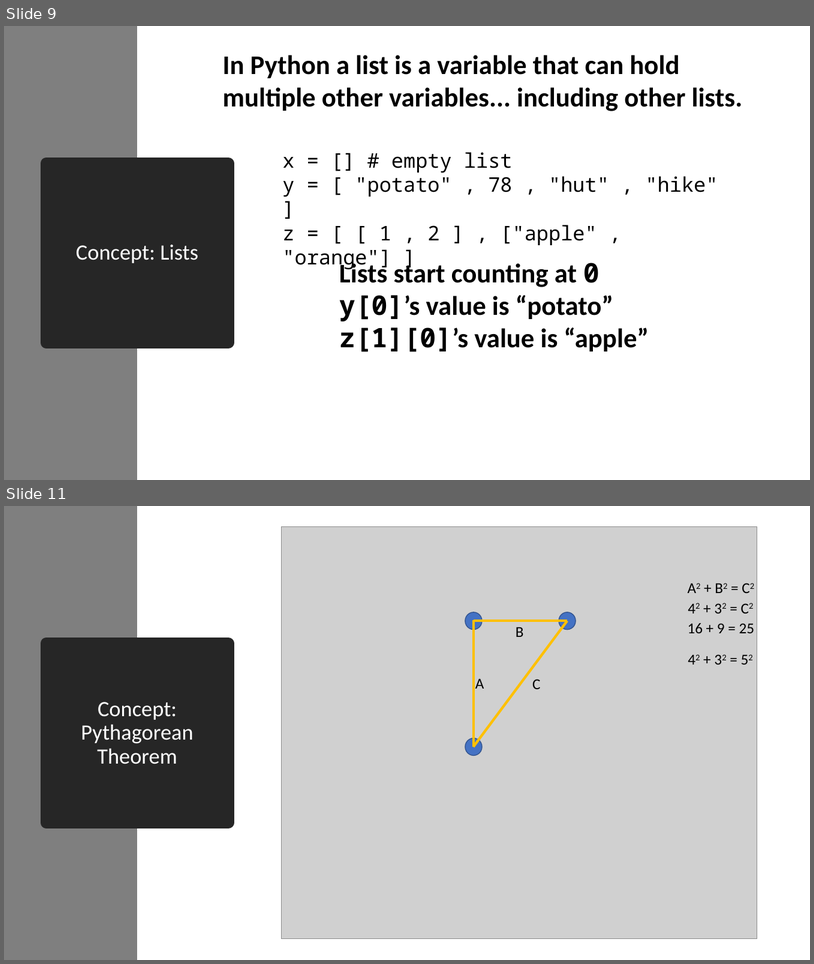
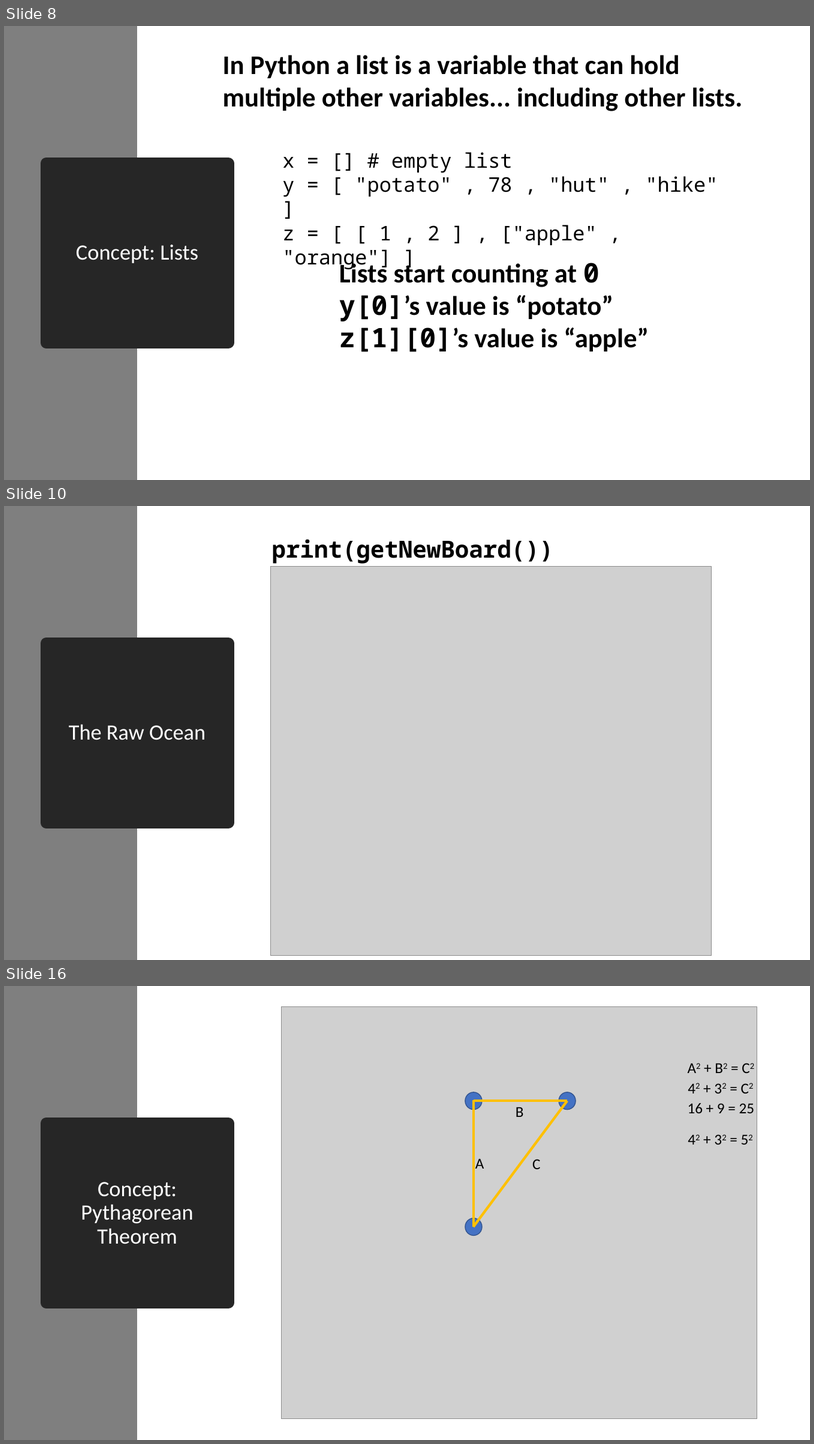
Before and after one commit to seattlecoderdojo/PythonDay-TreasureHunt, a slide deck: Python Day - Intermediate.pptx. Shown one above the other, each under a label of ours: slides 9 and 11 before the commit, slides 8, 10 and 16 after it; the slides between them are not shown. The pictures are 814x964 and 814x1444 pixels, drawn with LibreOffice and Linux fonts; fonts in the diff are those of the drawing; grey boxes stand for pictures. Boxes give left, top, right and bottom in pixels: in the first picture for what was removed or moved away, otherwise in the second. Text is boxed around its words. In the diff, an @@ line names an element or a change of style, - is before the commit and + after.

```diff
--- a/Python Day - Intermediate.pptx
+++ b/Python Day - Intermediate.pptx
@@ slide 10 added at bbox=[4, 506, 810, 960], background #FFFFFF @@
@@ rectangle added at bbox=[4, 506, 137, 960], fill #7F7F7F @@
@@ text added at bbox=[272, 539, 554, 564], 28 pt, text #000000, bold @@
+print(getNewBoard())
@@ picture added at bbox=[271, 566, 712, 955] @@
@@ title added at bbox=[47, 643, 228, 822], fill #262626, outline #262626 13.75 pt, 26 pt, text #FFFFFF @@
+The Raw Ocean
@@ what was slide 9 is now slide 8 @@
@@ what was slide 11 is now slide 16 @@
```
Also in this commit, not shown: 1 slide changed, 5 other slides added, 1 slide removed, 5 other files.
